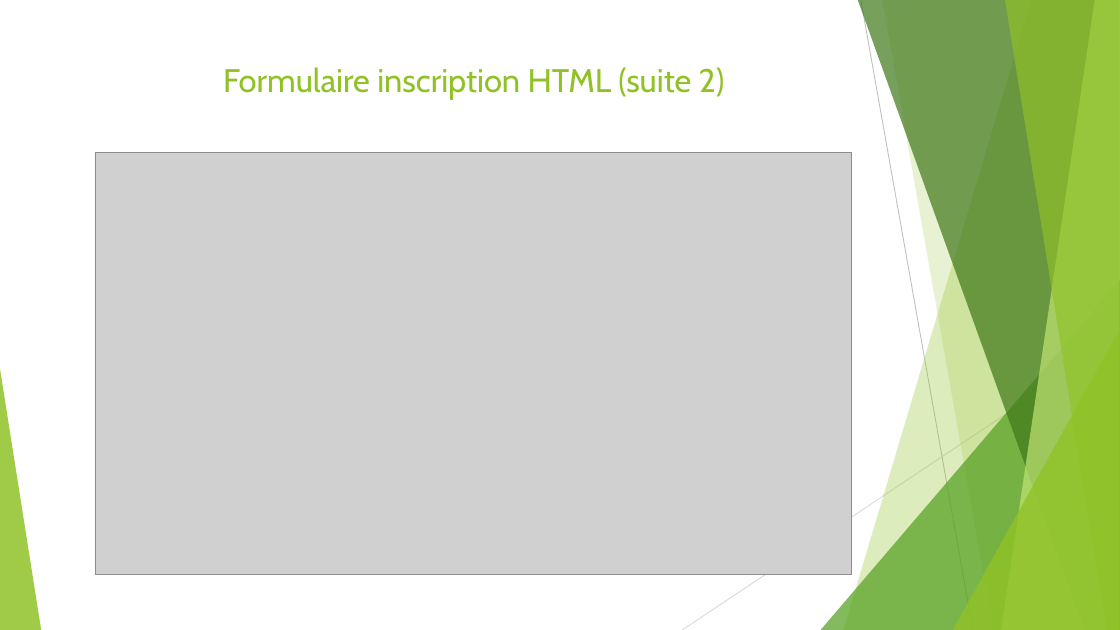
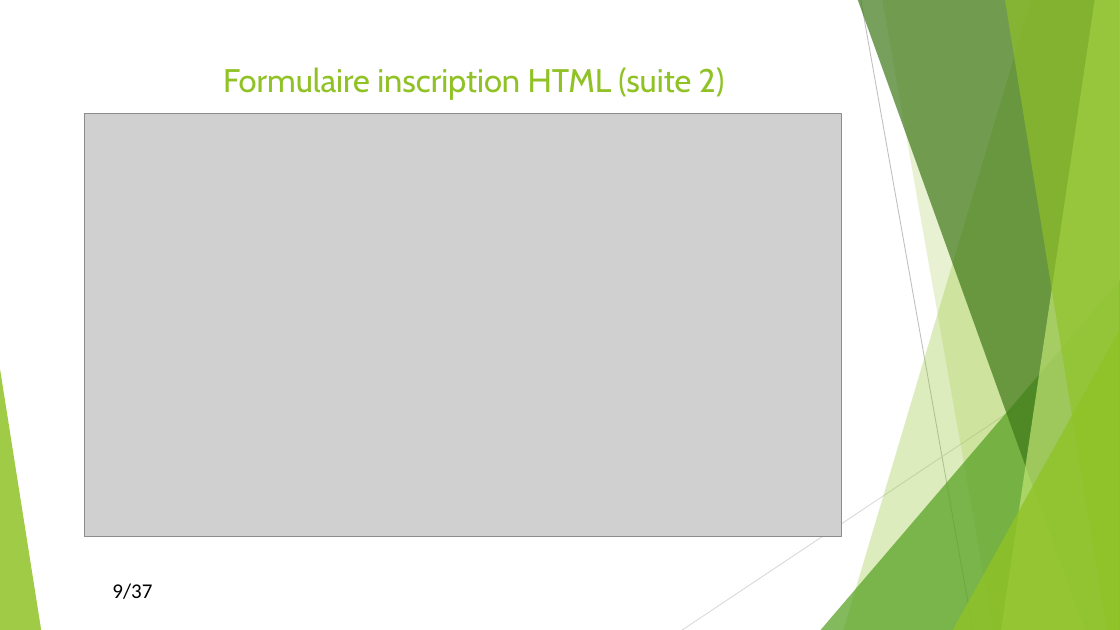
Before and after one commit to Kevin200122/DWWM, a slide deck: slide 9 of DossierProjetStage/DossierProjetBonus.odp (slide 8 before the commit). Drawn at 1120x630 pixels with LibreOffice and Linux fonts; fonts in the diff are those of the drawing; grey boxes stand for pictures. Boxes give left, top, right and bottom in pixels: in the first picture for what was removed or moved away, otherwise in the second. Text is boxed around its words. In the diff, an @@ line names an element or a change of style, - is before the commit and + after.

```diff
--- a/DossierProjetStage/DossierProjetBonus.odp
+++ b/DossierProjetStage/DossierProjetBonus.odp
@@ picture: place and size @@
-picture at [96, 152, 853, 575]
+picture at [85, 113, 842, 536]
@@ text added at [112, 583, 152, 599], 18 pt, text #000000 @@
+9/37
```
Also in this commit, not shown: 32 other slides changed, 4 slides added, 3 slides removed, 2 other files.
